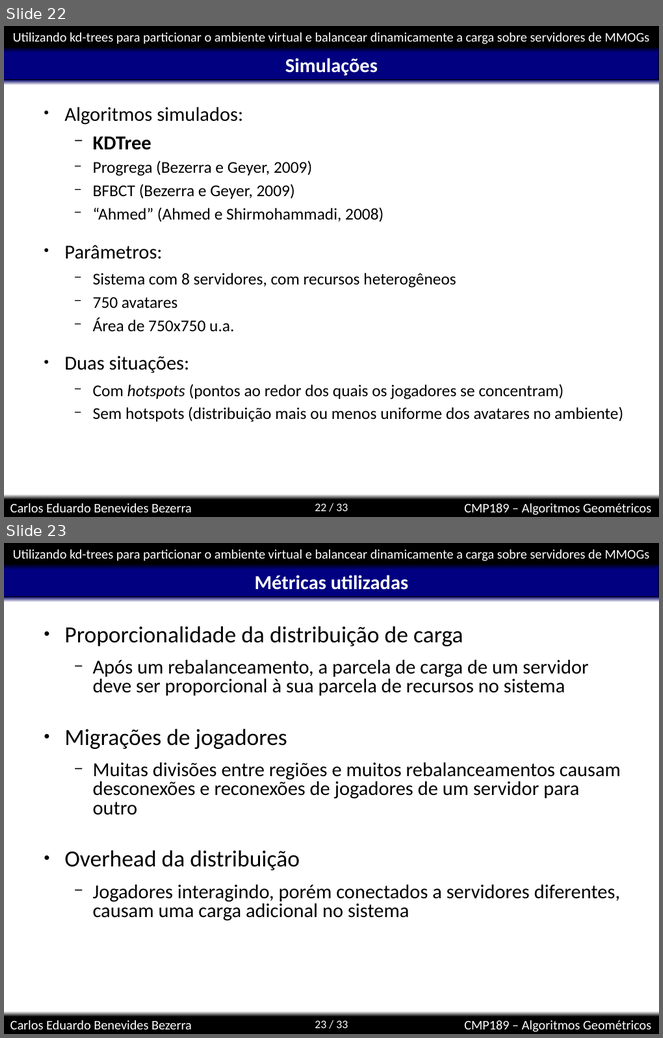
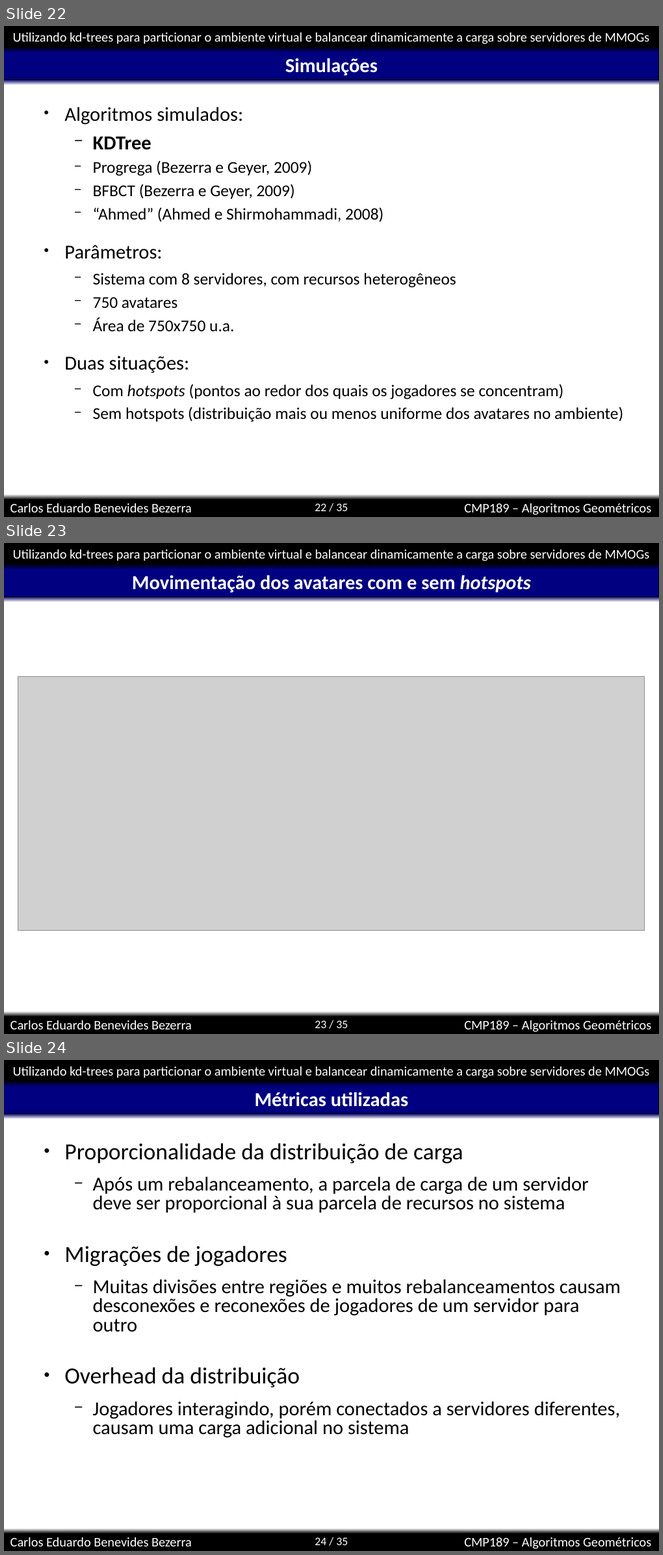
Before and after one commit to kdubezerra/kdubezerra, a slide deck: disciplinas/cmp189/apresentacaoTrabalhoFinal.ppt. Shown one above the other, each under a label of ours: slides 22 and 23 before the commit, slides 22, 23 and 24 after it. The pictures are 663x1038 and 663x1555 pixels, drawn with LibreOffice and Linux fonts; fonts in the diff are those of the drawing; grey boxes stand for pictures; background and template pictures are left out. Boxes give left, top, right and bottom in pixels: in the first picture for what was removed or moved away, otherwise in the second. Text is boxed around its words. In the diff, an @@ line names an element or a change of style, - is before the commit and + after.

```diff
--- a/disciplinas/cmp189/apresentacaoTrabalhoFinal.ppt
+++ b/disciplinas/cmp189/apresentacaoTrabalhoFinal.ppt
@@ slide 23 added at (x1=4, y1=543, x2=659, y2=1034), background #FFFFFF; not listed: 8 template elements that a slide beside it also shows @@
@@ title added at (x1=132, y1=575, x2=531, y2=592), 24 pt, text #FFFFFF, bold @@
+Movimentação dos avatares com e sem hotspots
@@ picture added at (x1=18, y1=676, x2=645, y2=930) @@
@@ page number at (x1=315, y1=504, x2=348, y2=512): text changed @@
-22 / 33
+22 / 35
@@ what was slide 23 is now slide 24 @@
@@ page number at (x1=315, y1=1538, x2=348, y2=1546): text changed @@
-23 / 33
+24 / 35
```
Also in this commit, not shown: 1 slide changed, 2 other slides added, 1 slide removed.
